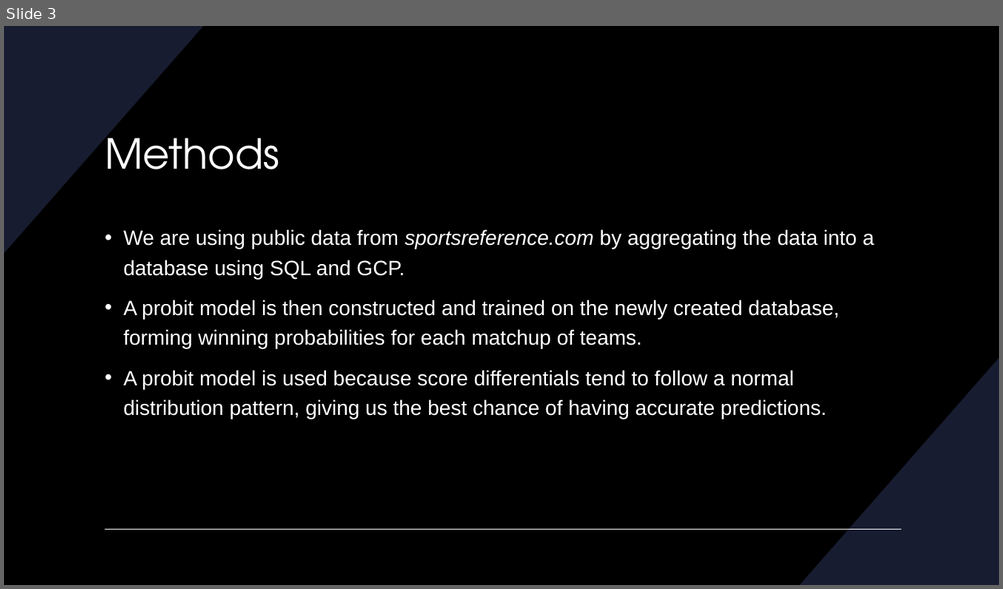
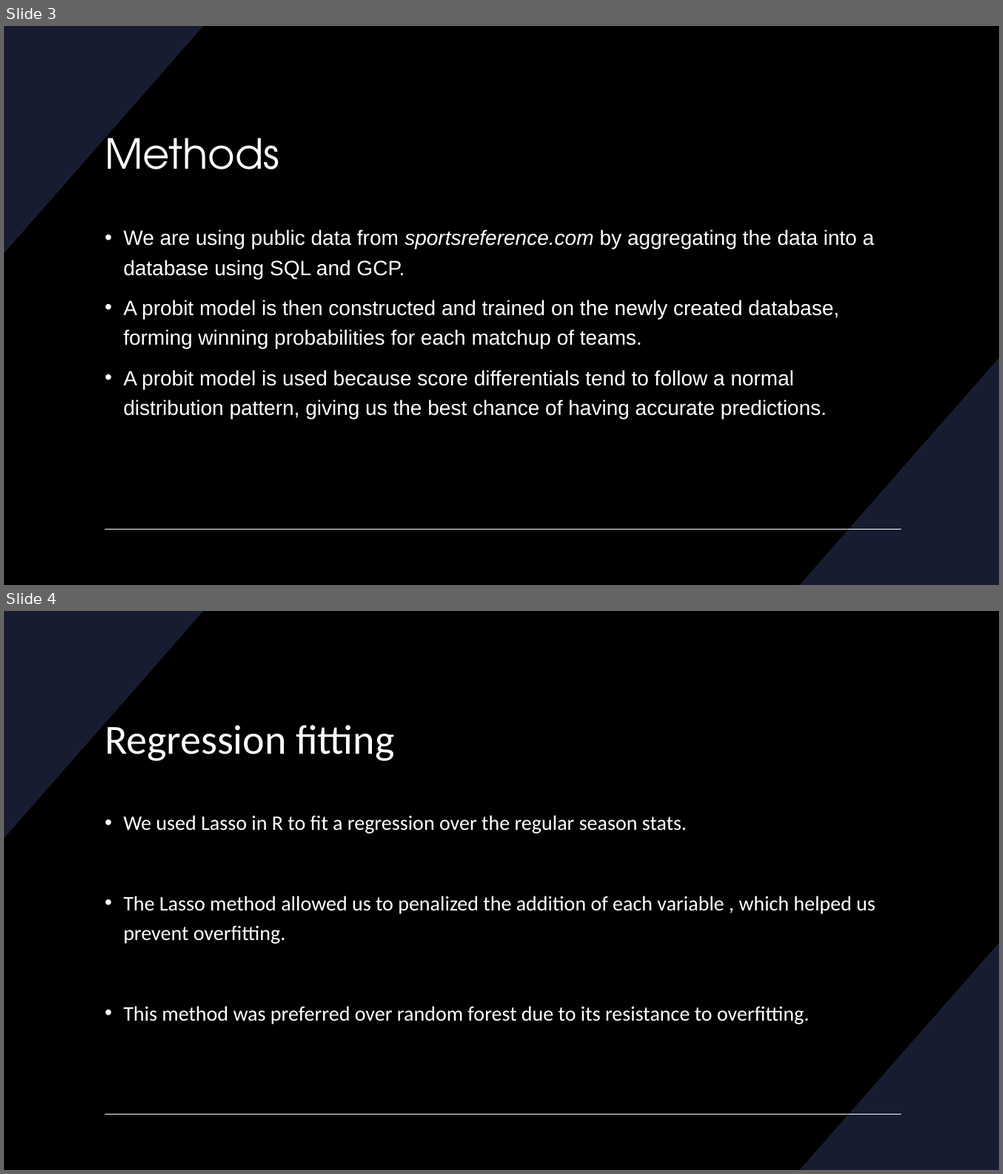
Before and after one commit to crawleyliam/NBA_playoff_bracket, a slide deck: NBA Playoff Powerpoint.pptx. Shown one above the other, each under a label of ours: slide 3 before the commit, slides 3 and 4 after it. The pictures are 1003x589 and 1003x1174 pixels, drawn with LibreOffice and Linux fonts; fonts in the diff are those of the drawing. Boxes give left, top, right and bottom in pixels: in the first picture for what was removed or moved away, otherwise in the second. Text is boxed around its words. In the diff, an @@ line names an element or a change of style, - is before the commit and + after.

```diff
--- a/NBA Playoff Powerpoint.pptx
+++ b/NBA Playoff Powerpoint.pptx
@@ slide 4 added at [4,611,999,1170], background #000000; not listed: 3 template elements that a slide beside it also shows @@
@@ title added at [105,719,394,761], 40 pt, text #FFFFFF @@
+Regression fitting
@@ text added at [123,815,875,1025], 20 pt, text #FFFFFF @@
+• We used Lasso in R to fit a regression over the regular season stats.
+• The Lasso method allowed us to penalized the addition of each variable , which helped us prevent overfitting.
+• This method was preferred over random forest due to its resistance to overfitting.
```
Also in this commit, not shown: 2 other slides added, 1 slide removed.
